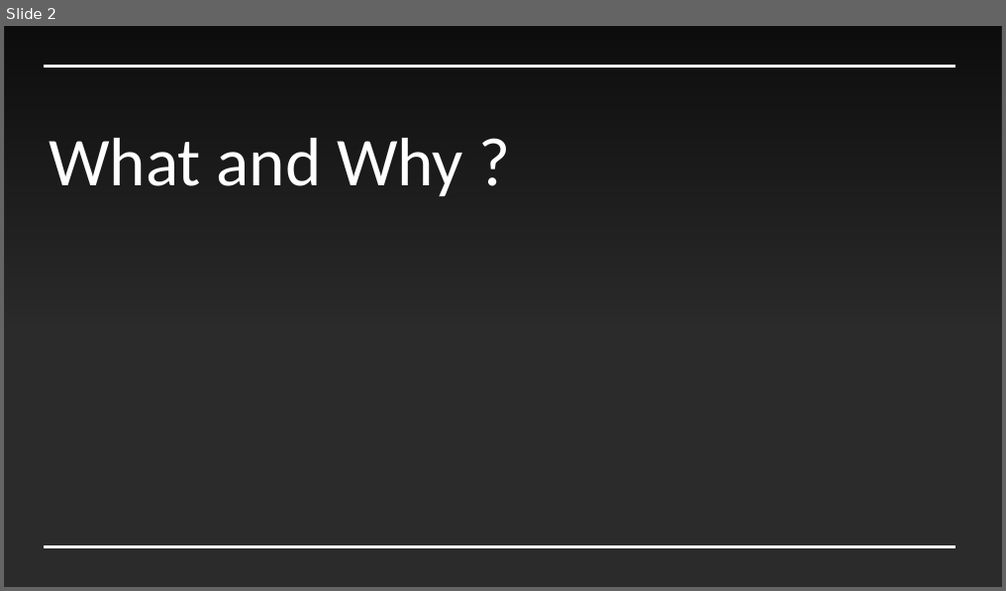
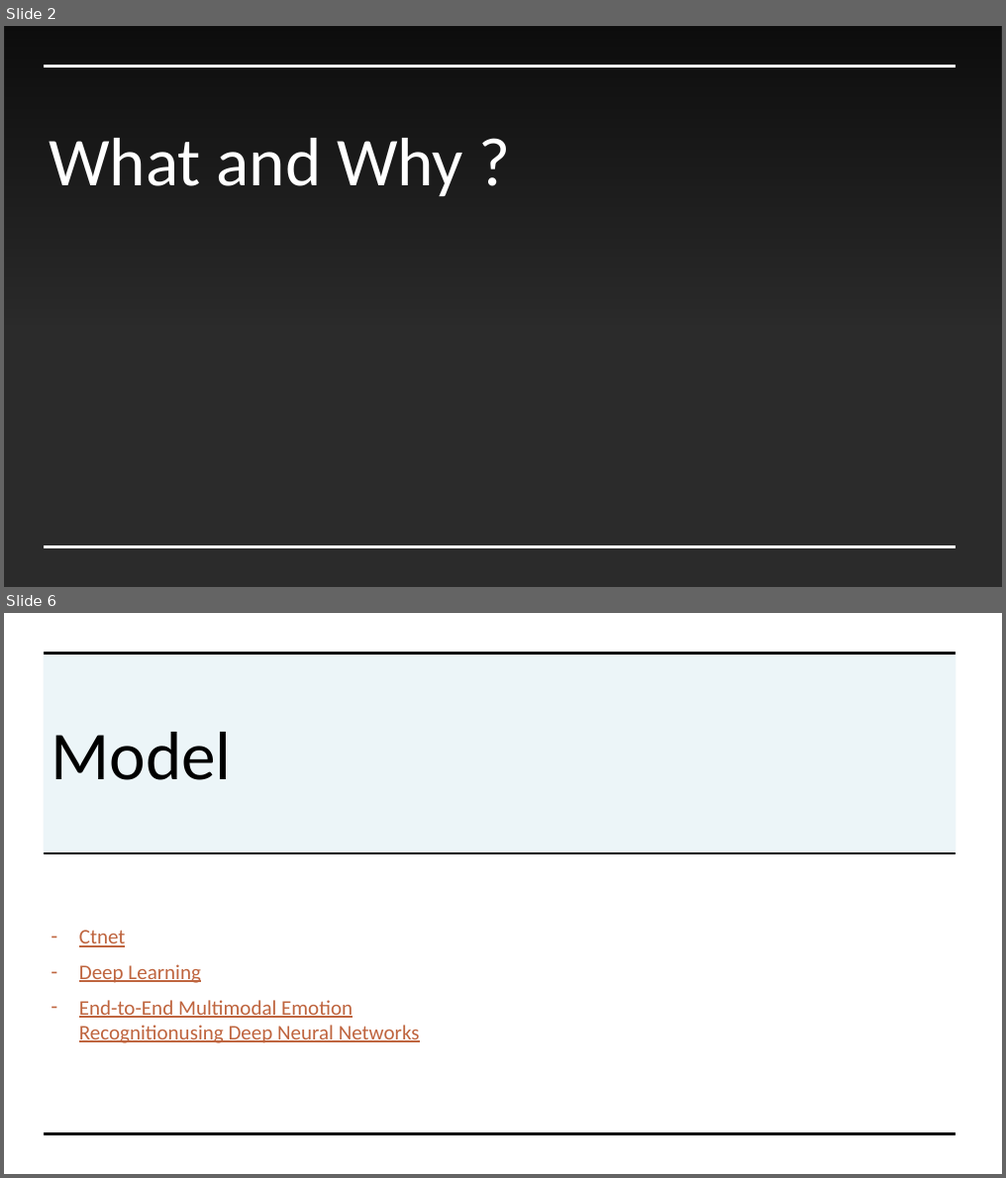
Before and after one commit to nguyencong1227/emotion_regconition, a slide deck: Emotion Recognition.pptx. Shown one above the other, each under a label of ours: slide 2 before the commit, slides 2 and 6 after it; the slides between them are not shown. The pictures are 1006x591 and 1006x1178 pixels, drawn with LibreOffice and Linux fonts; fonts in the diff are those of the drawing; background and template pictures are left out; a plain dark background stands for a picture behind light text. Boxes give left, top, right and bottom in pixels: in the first picture for what was removed or moved away, otherwise in the second. Text is boxed around its words. In the diff, an @@ line names an element or a change of style, - is before the commit and + after.

```diff
--- a/Emotion Recognition.pptx
+++ b/Emotion Recognition.pptx
@@ slide 6 added at bbox=[4, 613, 1002, 1174], background #FFFFFF @@
@@ rectangle added at bbox=[44, 654, 956, 854], fill #4DA0C3 at 10% opacity @@
@@ line added from (44, 654) to (956, 654), #000000 2.25 pt @@
@@ title added at bbox=[51, 732, 231, 780], 66 pt, text #000000 @@
+Model
@@ line added from (44, 854) to (956, 854), #000000 2.25 pt @@
@@ text added at bbox=[79, 930, 420, 1044], 20 pt, text #BF653F, underline @@
+– Ctnet
+– Deep Learning
+– End-to-End Multimodal Emotion Recognitionusing Deep Neural Networks
@@ line added from (44, 1134) to (956, 1134), #000000 2.25 pt @@
```
Also in this commit, not shown: 6 other slides added, 1 slide removed, 3 other files.
